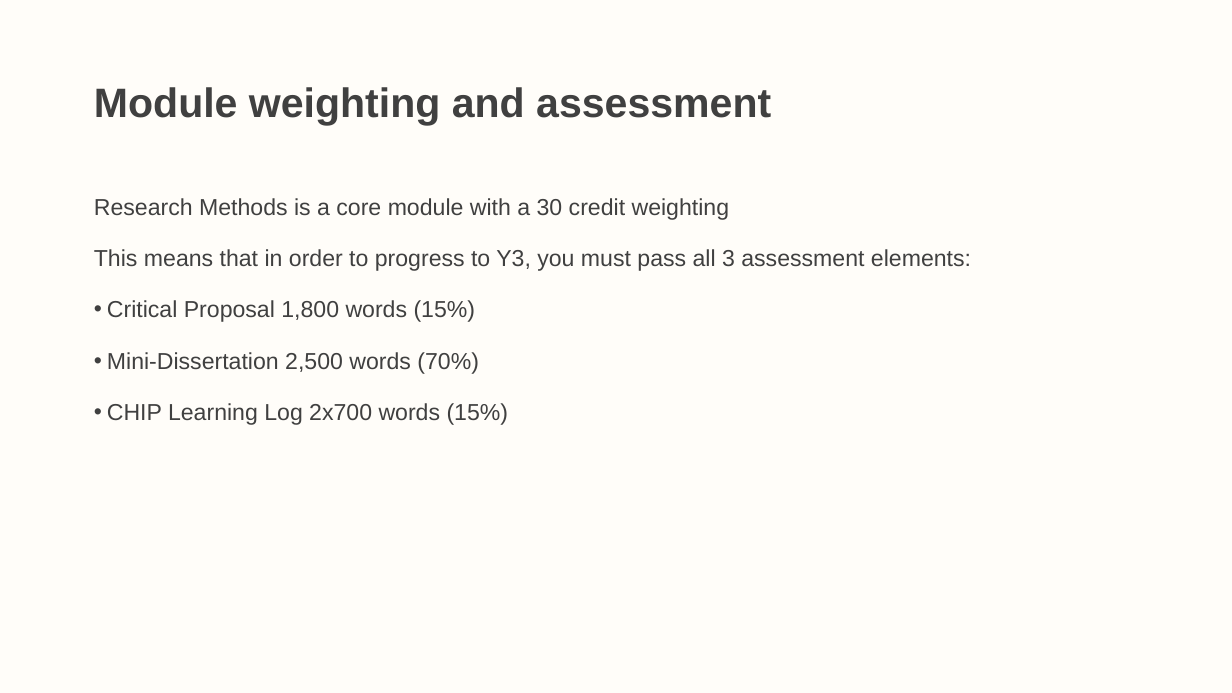
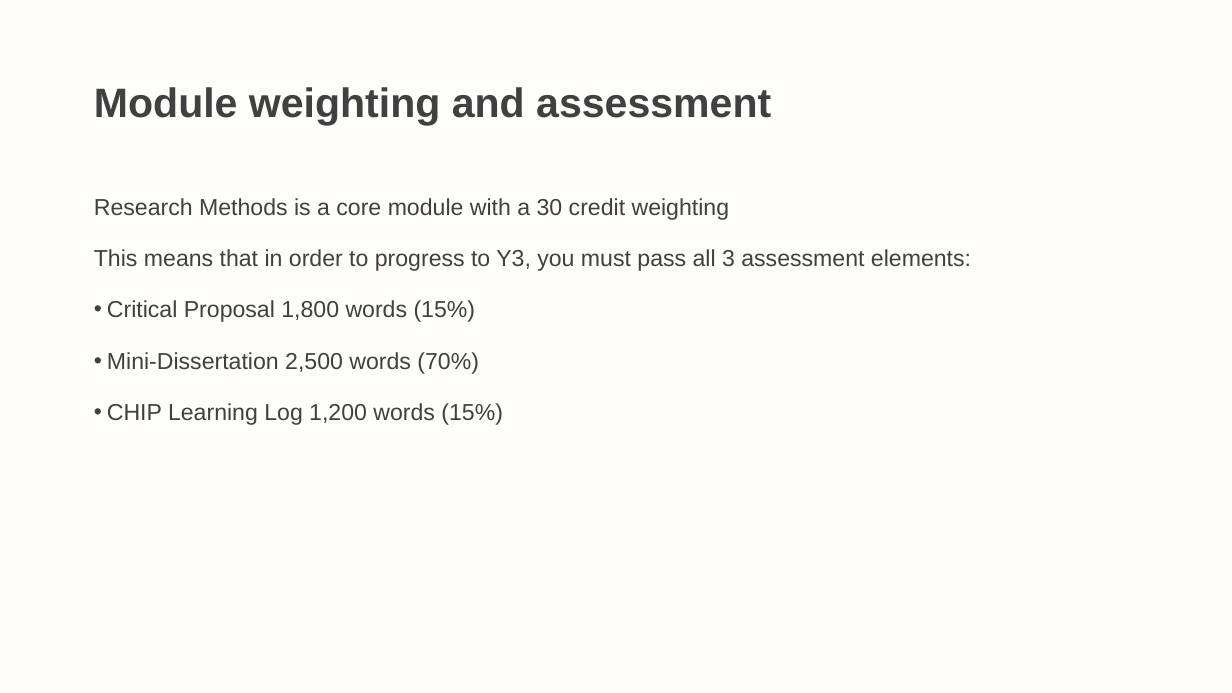
Before and after one commit to LittleMonkeyLab/PS52007Dslides, a slide deck: slide 9 of _site/lectures/Lecture00/Lecture00.pptx. Drawn at 1232x693 pixels with LibreOffice and Linux fonts; fonts in the diff are those of the drawing. Boxes give left, top, right and bottom in pixels: in the first picture for what was removed or moved away, otherwise in the second. Text is boxed around its words. In the diff, an @@ line names an element or a change of style, - is before the commit and + after.

```diff
--- a/_site/lectures/Lecture00/Lecture00.pptx
+++ b/_site/lectures/Lecture00/Lecture00.pptx
@@ text at bbox=[107, 403, 503, 425]: text changed @@
-• CHIP Learning Log 2x700 words (15%)
+• CHIP Learning Log 1,200 words (15%)
```
Also in this commit, not shown: 9 other slides changed, 2 slides added, 26 slides removed, 25 other files.
